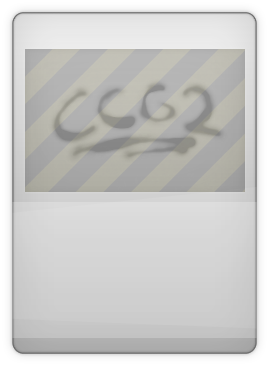
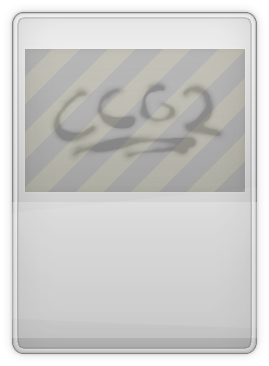
Layer changes from the first 269 × 366 image to the second:
added layer "Layer 3" above "Layer 0 copy" over box(17, 17, 252, 349)
added layer "Layer 4" (40%) above "Layer 0" over box(12, 12, 257, 354)
